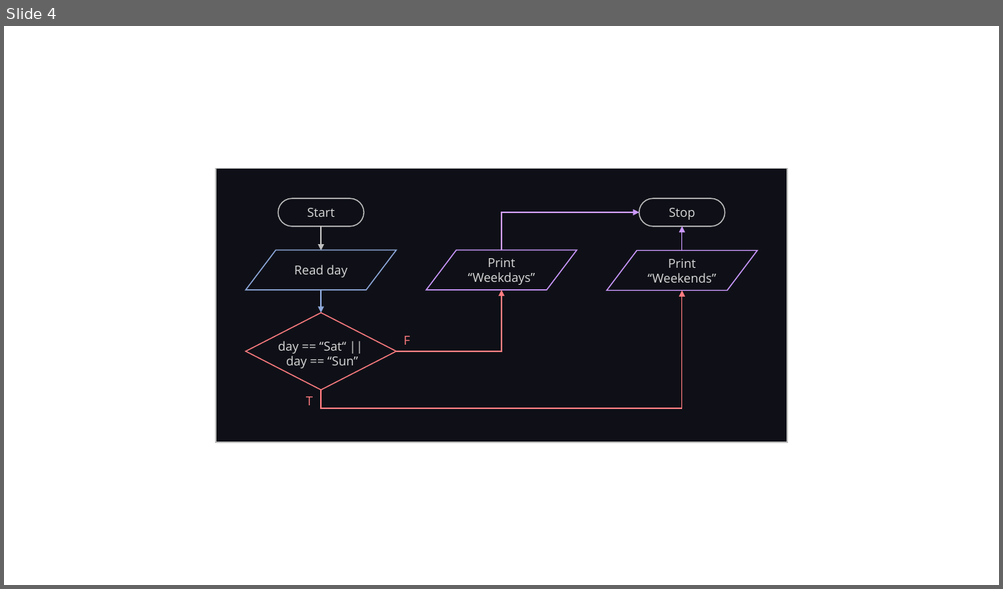
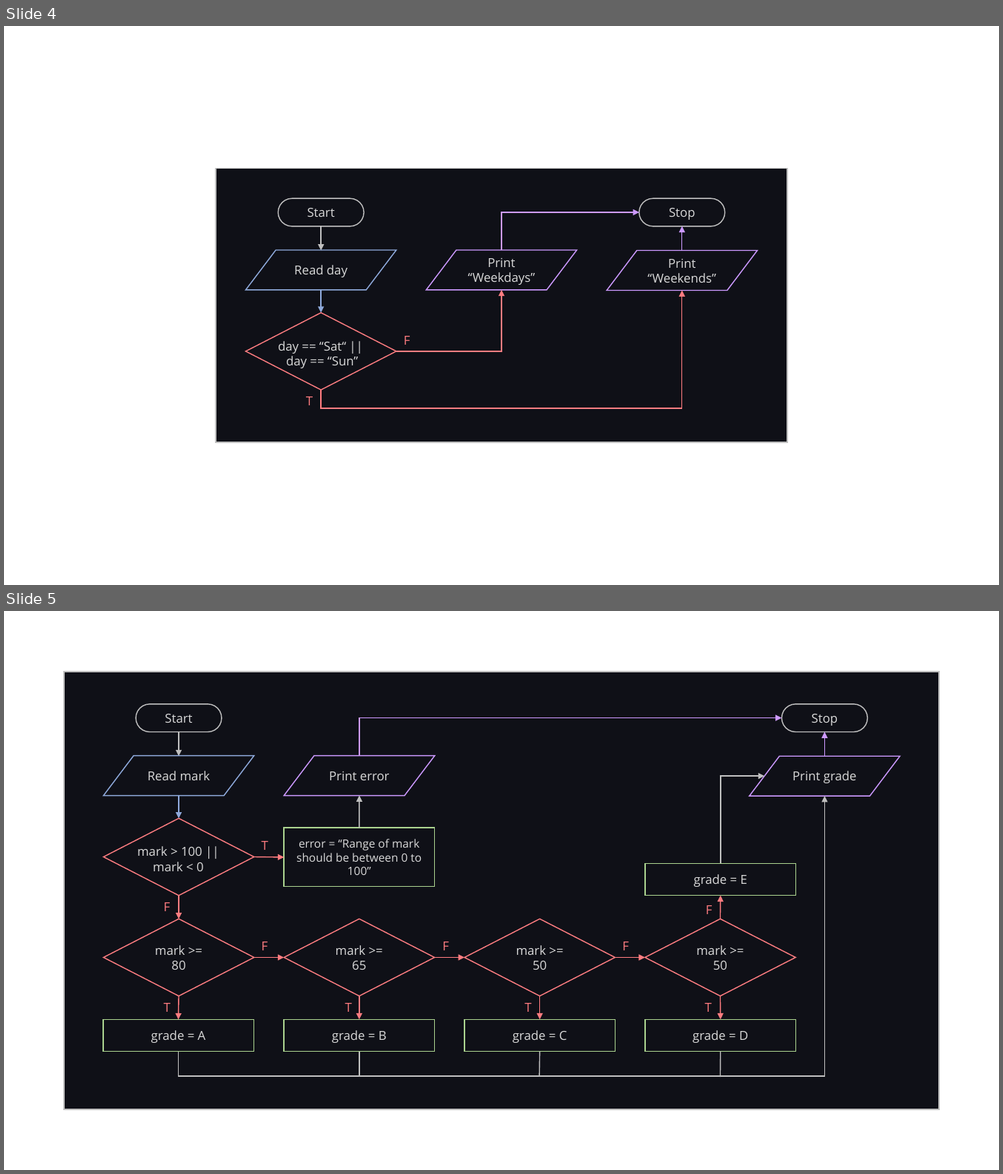
Before and after one commit to LimJY03/JavaMatriculation, a slide deck: Past Year Theory Questions/Resources/resources.pptx. Shown one above the other, each under a label of ours: slide 4 before the commit, slides 4 and 5 after it. The pictures are 1003x589 and 1003x1174 pixels, drawn with LibreOffice and Linux fonts; fonts in the diff are those of the drawing. Boxes give left, top, right and bottom in pixels: in the first picture for what was removed or moved away, otherwise in the second. Text is boxed around its words. In the diff, an @@ line names an element or a change of style, - is before the commit and + after.

```diff
--- a/Past Year Theory Questions/Resources/resources.pptx
+++ b/Past Year Theory Questions/Resources/resources.pptx
@@ slide 5 added at <box>4,611,999,1170</box>, background #FFFFFF @@
@@ group added at <box>65,672,939,1110</box>: 14 arrows, 11 texts, 7 rectangles, 5 diamonds, 3 flow chart input outputs, 3 elbow arrows, 3 lines, 2 pill shapes @@
+Start
+Stop
+Print grade
+Print error
+T
+F
+Read mark
+mark > 100 ||
+mark < 0
+mark >= 80
+mark >= 65
+mark >= 50
+mark >= 50
+grade = A
+grade = B
+grade = C
+grade = D
+grade = E
+F
+T
+F
+T
+F
+T
+F
+T
+error = “Range of mark should be between 0 to 100”
```
Also in this commit, not shown: 1 other file.
